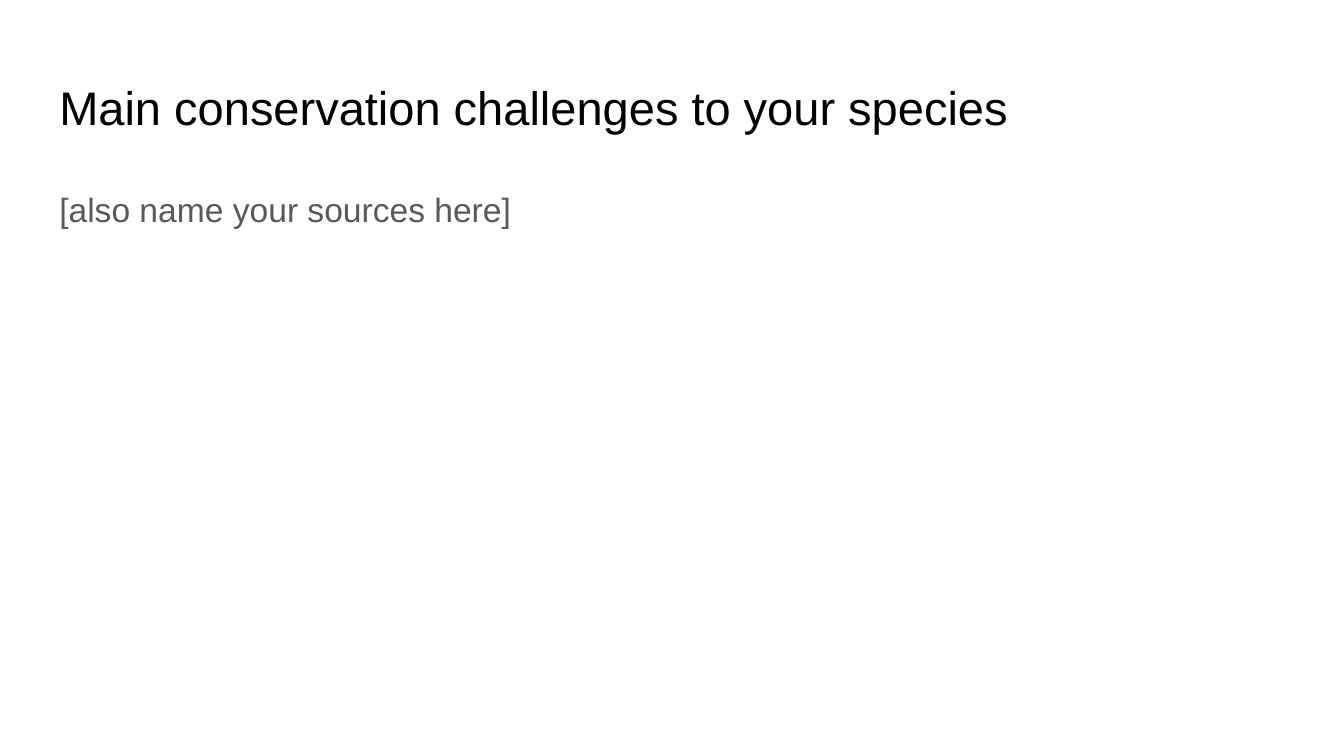
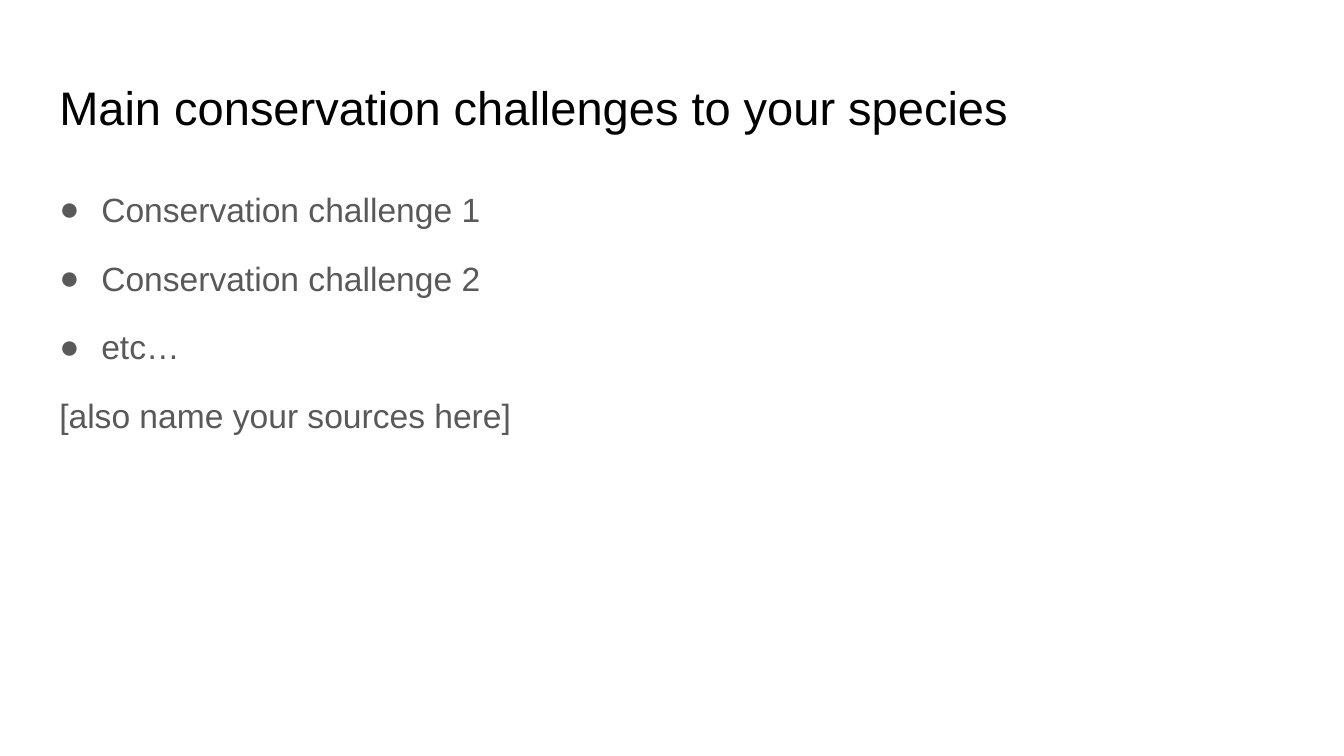
Before and after one commit to paleomammals/biodata_shortcourse, a slide deck: slide 9 of student presentation template.pptx (slide 8 before the commit). Drawn at 1344x756 pixels with LibreOffice and Linux fonts; fonts in the diff are those of the drawing. Boxes give left, top, right and bottom in pixels: in the first picture for what was removed or moved away, otherwise in the second. Text is boxed around its words. In the diff, an @@ line names an element or a change of style, - is before the commit and + after.

```diff
--- a/student presentation template.pptx
+++ b/student presentation template.pptx
@@ text at (101,197,481,360): paragraphs added @@
+● Conservation challenge 1
+● Conservation challenge 2
+● etc…
```
Also in this commit, not shown: 4 other slides changed, 1 slide added, 50 other files.
